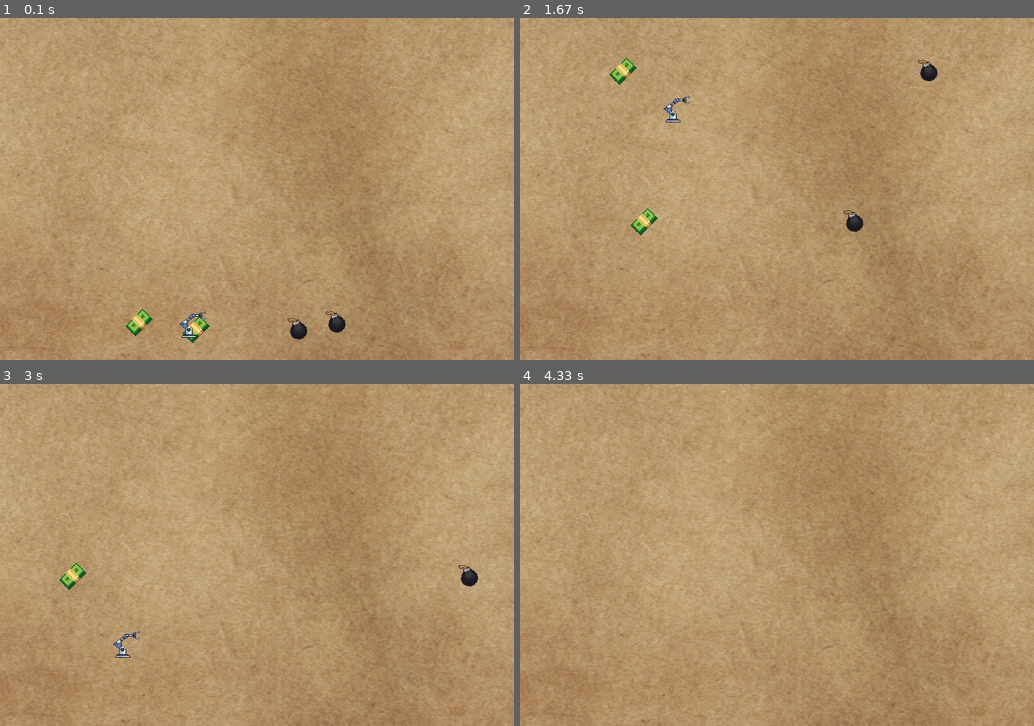
Above: before the commit, frames 1-4 (two rows, left to right).
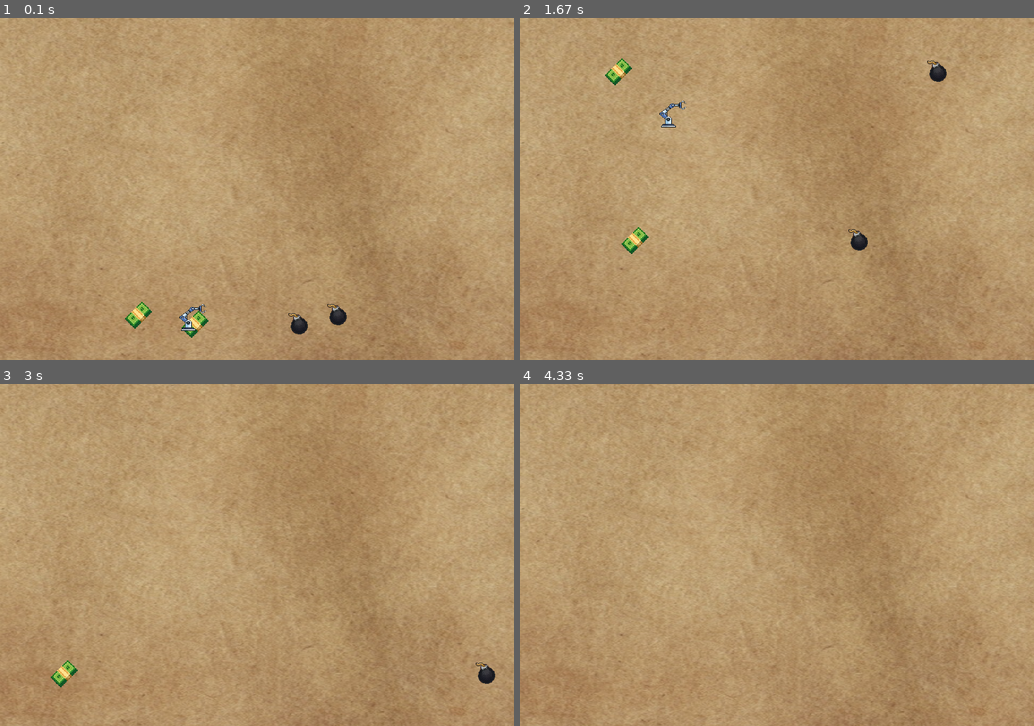
Above: after the commit, the same moments.

Repository: lucassantoss4/-Pygame-Fruit-Ninja
Game: pygame game, started from Gabi_Completo.py
Two runs of this game, one before a commit and one after it. Both use one fixed random seed, a clock stepped at 60 frames per second and the inputs below.
Inputs:
- Up to frame 1 (0.1 s): no input
- Up to frame 2 (1.67 s): no input
- Up to frame 3 (3 s): no input
- Up to frame 4 (4.33 s): no input

The runs differ from the first frame. In frame 1, 1.0% of the frame differs, in the area x 24-68%, y 83-95%; in frame 2, 1.3%, in the area x 16-83%, y 11-69%; in frame 3, 0.8%; in frame 4, nothing differs.

Commit message:
imagem fluida

Diff:
--- a/Gabi_Completo.py
+++ b/Gabi_Completo.py
@@ -156,8 +156,7 @@
 
 # Variável para o ajuste de velocidade
 clock = pygame.time.Clock()
-FPS = 40
-
+FPS = 45
 
 game = True
 
@@ -175,15 +174,14 @@
         # if event.type == pygame.KEYUP:
         #     game = False
 
-    # ----- Gera saídas
-    #janela.fill(BRANCO)
-    janela.blit(background, (0,0)) #A - coloquei o fundo na janela
-
-
     # ----- Atualiza estado do jogo
     pygame.display.update()  # Mostra o novo frame para o jogador
     todas_bombas.update()
     todas_logos.update()
+
+    # ----- Gera saídas
+
+    janela.blit(background, (0,0)) #A - coloquei o fundo na janela
 
     #------- Desenha bombas e logos
     todas_bombas.draw(janela)
